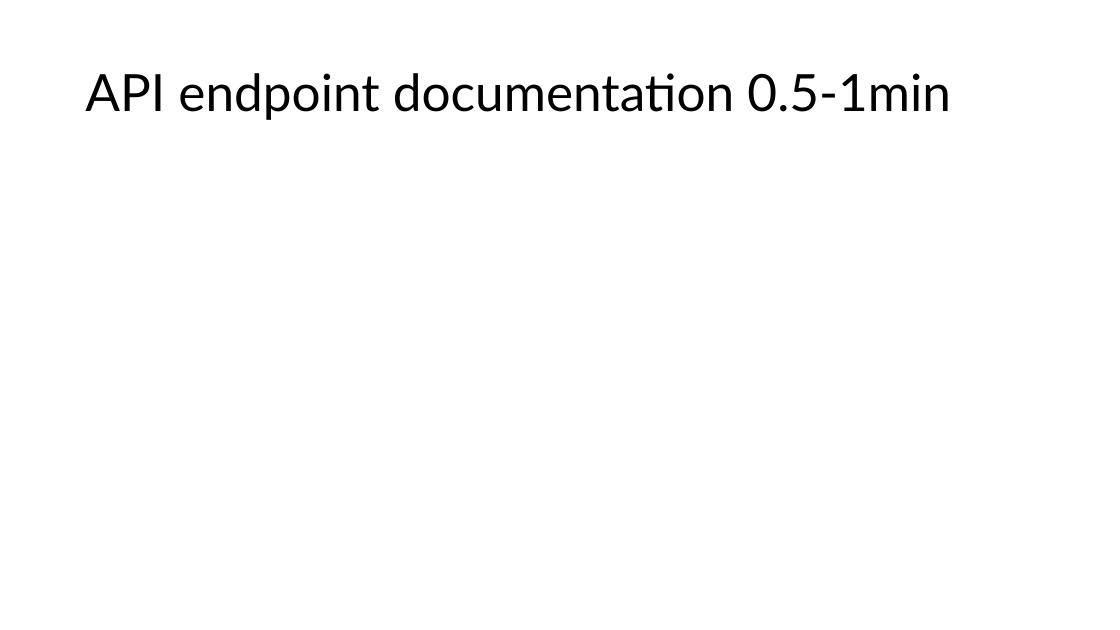
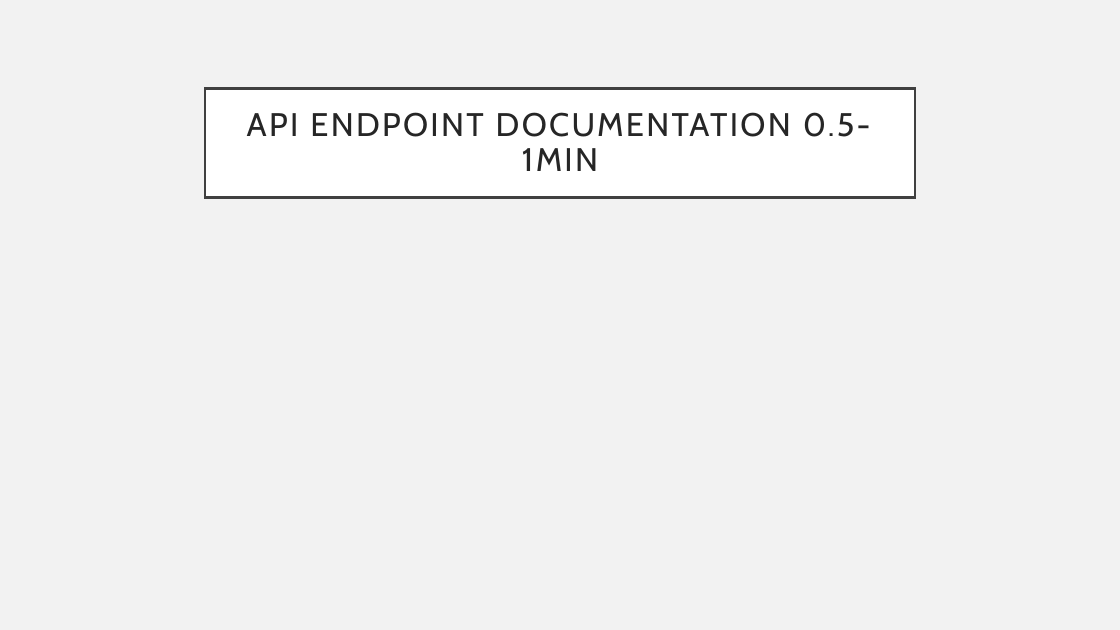
Before and after one commit to Osterie/IDATA2301_IDATA2306_GROUP_7, a slide deck: slide 17 of group7-idata2301-idata2306-presentation.pptx (slide 16 before the commit). Drawn at 1120x630 pixels with LibreOffice and Linux fonts; fonts in the diff are those of the drawing. Boxes give left, top, right and bottom in pixels: in the first picture for what was removed or moved away, otherwise in the second. Text is boxed around its words. In the diff, an @@ line names an element or a change of style, - is before the commit and + after.

```diff
--- a/group7-idata2301-idata2306-presentation.pptx
+++ b/group7-idata2301-idata2306-presentation.pptx
@@ background #FFFFFF to #F2F2F2 @@
@@ title "API ENDPOINT DOCUMENTATION 0.5-1MIN": place and size @@
-title "API ENDPOINT DOCUMENTATION 0.5-1MIN" at box(85, 73, 951, 120)
+title "API ENDPOINT DOCUMENTATION 0.5-1MIN" at box(205, 88, 915, 197)
@@ title "API ENDPOINT DOCUMENTATION 0.5-1MIN" at box(205, 88, 915, 197): fill none to #FFFFFF; outline none to #404040 2.5 pt @@
@@ title at box(247, 112, 871, 171): text changed; size 44 to 28 pt; font Lato to Cabin; text colour #000000 to #262626 @@
-API endpoint documentation 0.5-1min
+API ENDPOINT DOCUMENTATION 0.5-1MIN
```
Also in this commit, not shown: 20 other slides changed, 1 slide added.
